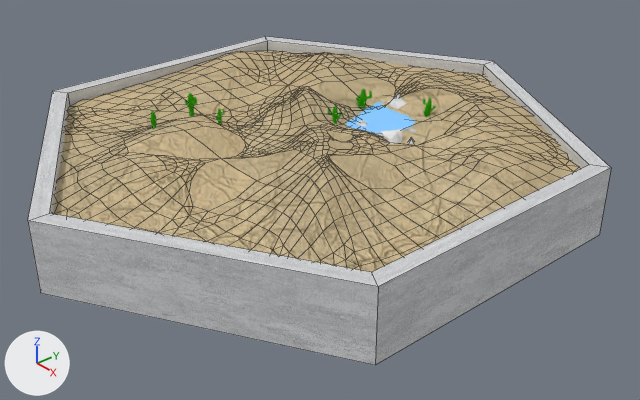
Before and after pictures for a commit that changed the Blender file Assets/Art/Models/Blends/Desert.blend.
Rendered twice from a 50 mm camera at (2.134, -1.79, 1.324) aimed at (0.096, -0.018, -0.122). Arrows for +X, +Y and +Z are at lower left; the lights stay in place. Mesh edges are drawn as thin lines on the coarser meshes.
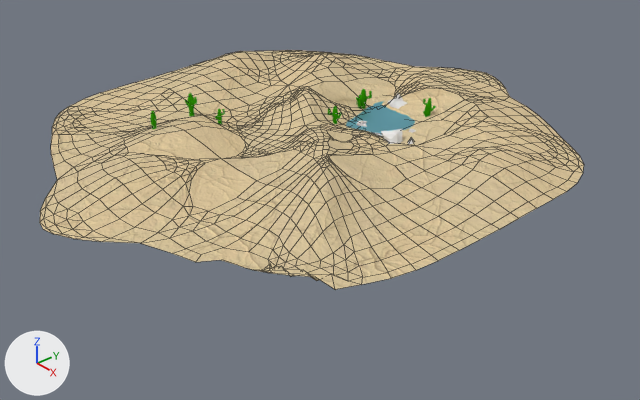
The change, as a diff of the scene's bpy script:
```diff
--- a/Assets/Art/Models/Blends/Desert.blend.py
+++ b/Assets/Art/Models/Blends/Desert.blend.py
@@ mat_sand @@
 n0 = _N.new('ShaderNodeOutputMaterial'); n0.name = 'Material Output'
+n2 = _N.new('ShaderNodeBsdfDiffuse'); n2.name = 'Diffuse BSDF'
 n1 = _N.new('ShaderNodeTexImage'); n1.name = 'Image Texture'
 n1.image = img_sand01_jpg
-n2 = _N.new('ShaderNodeBsdfDiffuse'); n2.name = 'Diffuse BSDF'
-n3 = _N.new('ShaderNodeDisplacement'); n3.name = 'Displacement'
-n3.inputs[1].default_value = 0.0  # 'Midlevel'
-n3.inputs[2].default_value = 0.1  # 'Scale'
 _L.new(n2.outputs[0], n0.inputs[0])  # 'BSDF' to 'Surface'
 _L.new(n1.outputs[0], n2.inputs[0])  # 'Color' to 'Color'
-_L.new(n1.outputs[0], n3.inputs[0])  # 'Color' to 'Height'
-_L.new(n3.outputs[0], n0.inputs[2])  # 'Displacement' to 'Displacement'
@@ mat_water @@
+mat_water = bpy.data.materials.new('Water')
+mat_water.use_nodes = True; mat_water.node_tree.nodes.clear()
+_N = mat_water.node_tree.nodes; _L = mat_water.node_tree.links
+n0 = _N.new('ShaderNodeOutputMaterial'); n0.name = 'Material Output'
+n1 = _N.new('ShaderNodeBsdfAnisotropic'); n1.name = 'Glossy BSDF'
+n1.distribution = 'GGX'
+n1.inputs[0].default_value = (0.256, 0.668, 0.8, 1.0)  # 'Color', cyan #8ad5e7
+n1.inputs[1].default_value = 0.493  # 'Roughness'
+_L.new(n1.outputs[0], n0.inputs[0])  # 'BSDF' to 'Surface'
@@ me_circle_002 @@
 me_circle_002.from_pydata(...)  # 6 vertices, 1 face; spans x -0.087..0.087, y -0.1..0.1, z 0.0
-me_circle_002.materials.append(mat_material)
+me_circle_002.materials.append(mat_water)
@@ ob_cylinder @@
-ob_cylinder = bpy.data.objects.new('Cylinder', me_cylinder)
-ob_cylinder.location = (0.0, 0.0, 0.0)
-ob_cylinder.scale = (1.0, 1.0, -0.12)
```

Location of each change, (x1, y1, x2, y2) in pixels of the pictures (640 x 400 px):
'Circle', recoloured
    both: (40, 50, 584, 289)
'Cylinder', deleted
    before: (28, 36, 611, 365)
'Circle.001', recoloured (blue to cyan)
    both: (346, 101, 415, 135)
